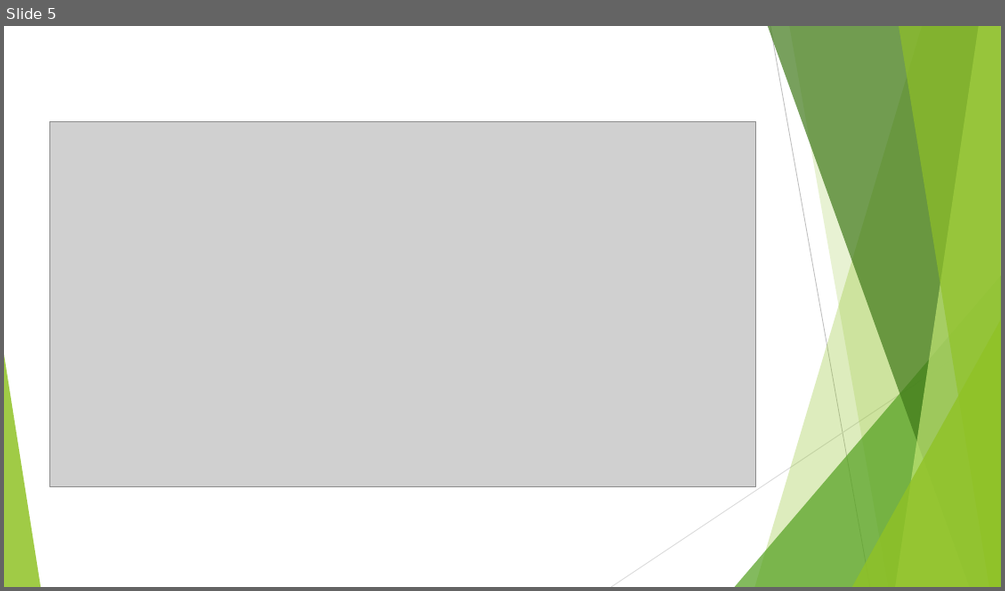
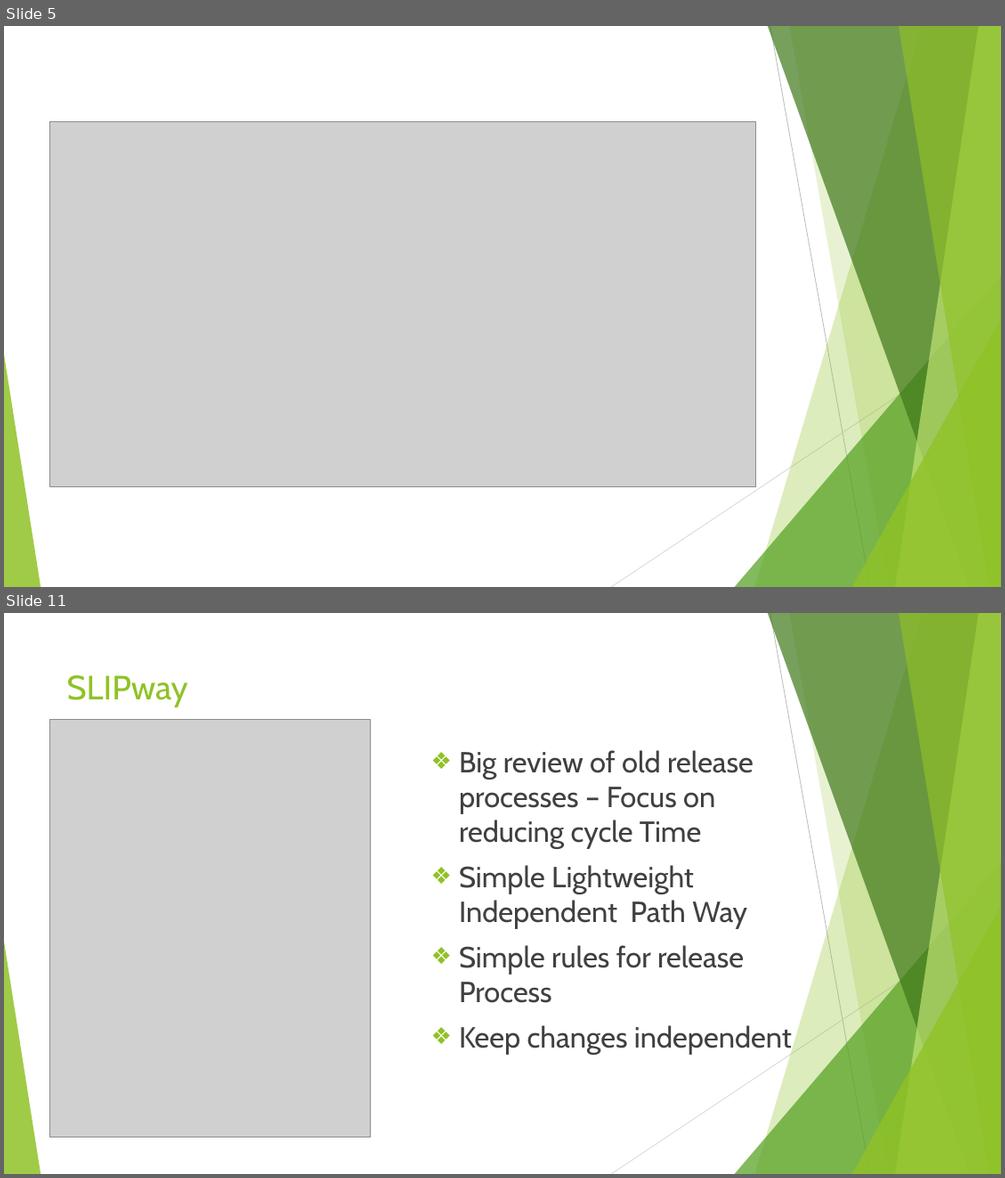
Before and after one commit to BMTechno/Advanced-Software-Engineering-LAB, a slide deck: ase ppt JOURNAL12.pptx. Shown one above the other, each under a label of ours: slide 5 before the commit, slides 5 and 11 after it; the slides between them are not shown. The pictures are 1005x591 and 1005x1178 pixels, drawn with LibreOffice and Linux fonts; fonts in the diff are those of the drawing; grey boxes stand for pictures. Boxes give left, top, right and bottom in pixels: in the first picture for what was removed or moved away, otherwise in the second. Text is boxed around its words. In the diff, an @@ line names an element or a change of style, - is before the commit and + after.

```diff
--- a/ase ppt JOURNAL12.pptx
+++ b/ase ppt JOURNAL12.pptx
@@ slide 11 added at (x1=4, y1=613, x2=1001, y2=1174), background #FFFFFF; not listed: 10 template elements that a slide beside it also shows @@
@@ title added at (x1=67, y1=675, x2=188, y2=707), 32.4 pt, text #90C226 @@
+SLIPway
@@ picture added at (x1=49, y1=719, x2=371, y2=1136) @@
@@ text added at (x1=459, y1=750, x2=792, y2=1054), 28 pt, text #404040 @@
+❖ Big review of old release processes – Focus on reducing cycle Time
+❖ Simple Lightweight Independent Path Way
+❖ Simple rules for release Process
+❖ Keep changes independent
```
Also in this commit, not shown: 4 slides changed, 11 other slides added, 1 slide removed.
